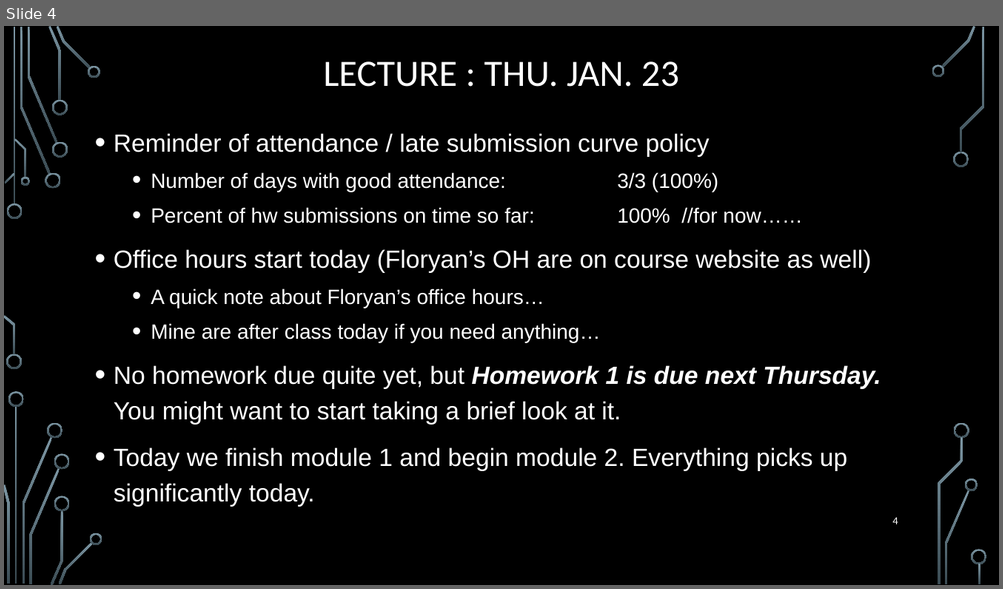
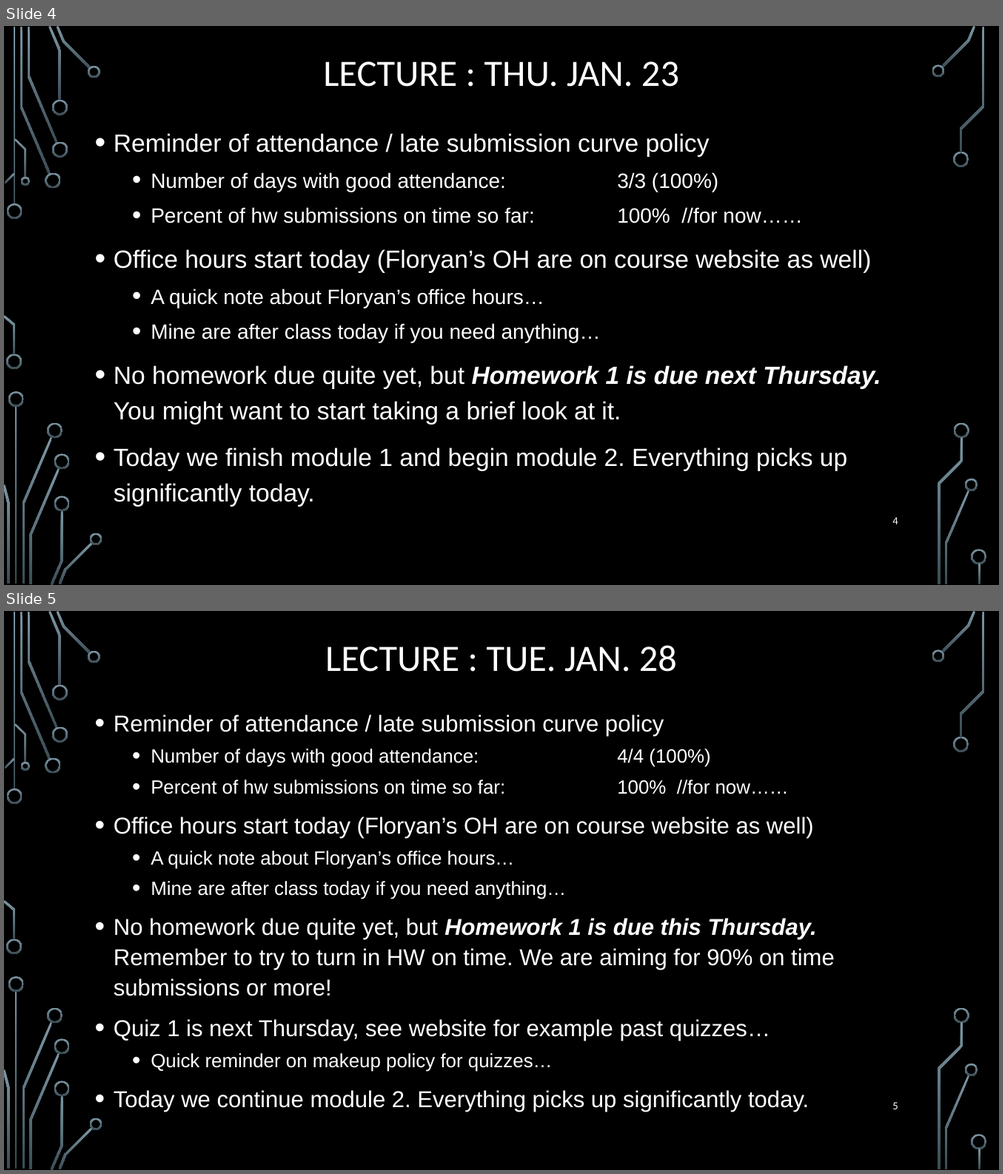
Before and after one commit to markfloryan/dmt2, a slide deck: slides/00-DailyAnnouncements.pptx. Shown one above the other, each under a label of ours: slide 4 before the commit, slides 4 and 5 after it. The pictures are 1003x589 and 1003x1174 pixels, drawn with LibreOffice and Linux fonts; fonts in the diff are those of the drawing; background and template pictures are left out. Boxes give left, top, right and bottom in pixels: in the first picture for what was removed or moved away, otherwise in the second. Text is boxed around its words. In the diff, an @@ line names an element or a change of style, - is before the commit and + after.

```diff
--- a/slides/00-DailyAnnouncements.pptx
+++ b/slides/00-DailyAnnouncements.pptx
@@ slide 5 added at <box>4,611,999,1170</box>, background picture (left out); not listed: 36 template elements that a slide beside it also shows @@
@@ title added at <box>325,645,677,672</box>, 36 pt, text #FFFFFF @@
+LECTURE : TUE. JAN. 28
@@ text added at <box>114,715,834,1113</box>, 22.2 pt, text #FFFFFF @@
+• Reminder of attendance / late submission curve policy
+  • Number of days with good attendance: 4/4 (100%)
+  • Percent of hw submissions on time so far: 100% //for now……
+• Office hours start today (Floryan’s OH are on course website as well)
+  • A quick note about Floryan’s office hours…
+  • Mine are after class today if you need anything…
+• No homework due quite yet, but Homework 1 is due this Thursday. Remember to try to turn in HW on time. We are aiming for 90% on time submissions or more!
+• Quiz 1 is next Thursday, see website for example past quizzes…
+  • Quick reminder on makeup policy for quizzes…
+• Today we continue module 2. Everything picks up significantly today.
@@ page number added at <box>892,1102,897,1110</box>, 10.5 pt, text #FFFFFF @@
+5
```
Also in this commit, not shown: 2 other files.
